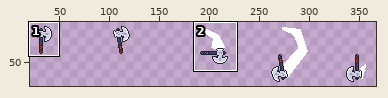
File history of a sprite sheet, src/Assets/sword-sheet.png. Above, an overview of the earlier version with the close-up marked.
Close-up. Before the commit:
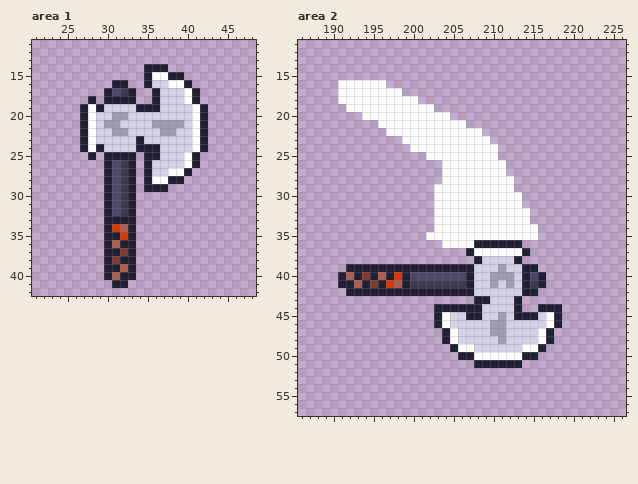
The file is 400x80 pixels. Shown: area 1: x 21..48, y 11..42; area 2: x 186..226, y 11..57. The wide view leaves out empty margins. The commit also changed other parts of the picture, which this record leaves out.
New version:
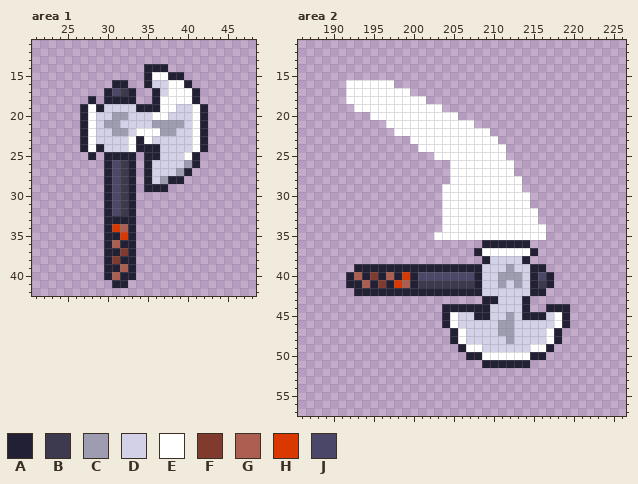
Palette (. is transparent): A #222034  B #3d3a50  C #9e9cb1  D #d3d1e7  E #ffffff  F #803a2e  G #ac5e50  H #d93900  J #4b4769
Diff:
Area 1:
y 17: x 38..39 DD -> EE
y 18: x 37..39 DDD -> EEE
y 19: x 37..38 DD -> EE
y 20: x 36..37 DD -> EE
y 22: x 34..36 DDD -> EEE
y 23: x 33 D -> E; x 35 D -> E
y 24: x 33 D -> E
y 26: x 40 E -> C
y 27: x 38..39 EE -> DC
y 28: x 36..37 EE -> DC
Area 2:
y 16: x 191 E -> .; x 197 . -> E
y 17: x 191 E -> .; x 199 . -> E
y 18: x 191 E -> .; x 201 . -> E
y 19: x 192 E -> .; x 203 . -> E
y 20: x 194 E -> .; x 205 . -> E
y 21: x 196 E -> .; x 207 . -> E
y 22: x 197 E -> .; x 209 . -> E
y 23: x 199 E -> .; x 210 . -> E
y 24: x 200 E -> .; x 211 . -> E
y 25: x 202 E -> .; x 211 . -> E
y 26..27: x 204 E -> .; x 212 . -> E
y 28: x 204 E -> .; x 213 . -> E
y 29: x 203 E -> .; x 213 . -> E
y 30..31: x 203 E -> .; x 214 . -> E
y 32..33: x 203 E -> .; x 215 . -> E
y 34: x 203 E -> .; x 216 . -> E
y 35: x 202 E -> .; x 216 . -> E
y 36: x 204..208 EEEEA -> .....; x 214 . -> A
y 37: x 207..208 AE -> .A; x 214..215 A. -> EA
y 38: x 208..209 AD -> .A; x 213..214 A. -> DA
y 39: x 192 A -> .; x 208 D -> A; x 211..212 CD -> DC; x 214 A -> D; x 216 . -> A
y 40: x 191..200 AGAFAGAHAJ -> .AGAFAGAHA; x 207..208 AD -> JA; x 210 C -> D; x 213..217 DAJA. -> CDAJA
y 41: x 191 A -> .; x 193..200 GAFAHGAB -> AGAFAHGA; x 207..208 AD -> BA; x 210..217 CDCDABA. -> DCDCDABA
y 42: x 192 A -> .; x 208 D -> A; x 214 A -> D; x 216 . -> A
y 43: x 208 A -> .; x 210 D -> A; x 213..214 A. -> DA
y 44: x 203 A -> .; x 209 D -> A; x 213..214 A. -> DA; x 216 A -> .; x 219 . -> A
y 45: x 203..205 AED -> .AE; x 207 A -> D; x 209 D -> A; x 211..213 CDA -> DCD; x 216..219 DEA. -> ADEA
y 46: x 203..205 AED -> .AE; x 210 C -> D; x 212 D -> C; x 217..219 EA. -> DEA
y 47: x 204..206 AED -> .AE; x 210 C -> D; x 212 D -> C; x 216..218 EA. -> DEA
y 48: x 204..206 AED -> .AE; x 211..212 CD -> DC; x 216..218 EA. -> DEA
y 49: x 205..206 AE -> .A; x 208 D -> E; x 214 E -> D; x 216..217 A. -> EA
y 50: x 206 A -> .; x 208 E -> A; x 214 A -> E; x 216 . -> A
y 51: x 208 A -> .; x 214 . -> A
Boxes around the changes in both close-ups, in picture pixels (x1, y1, x2, y2):
changed: (128, 88, 192, 184)
changed: (338, 80, 570, 368)
